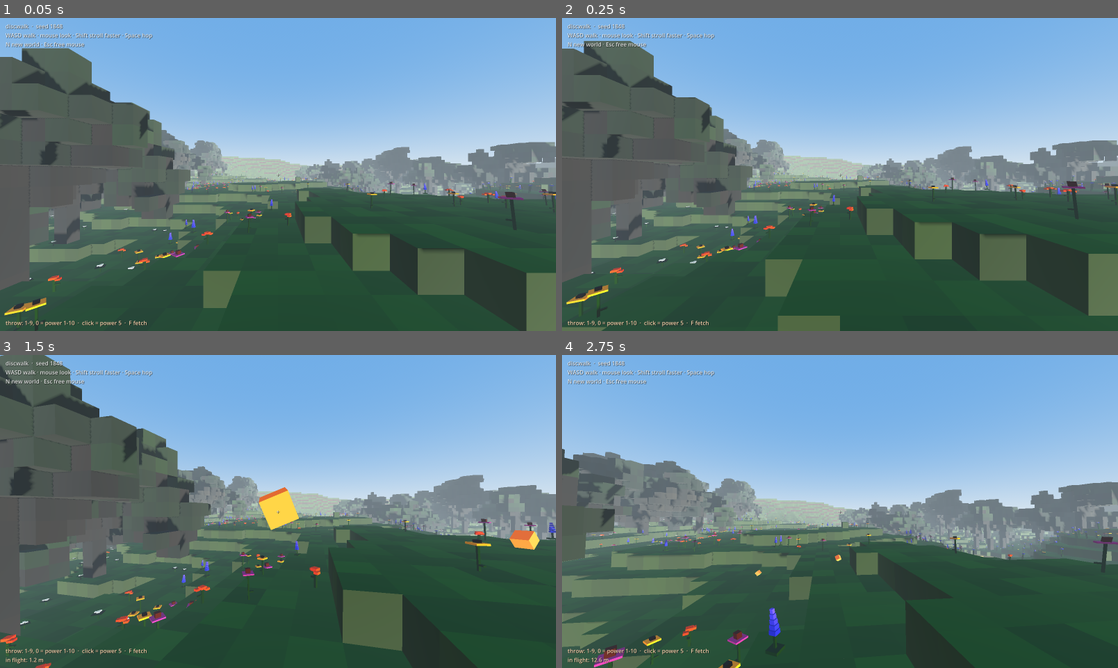
Above: before the commit, frames 1-4 (two rows, left to right).
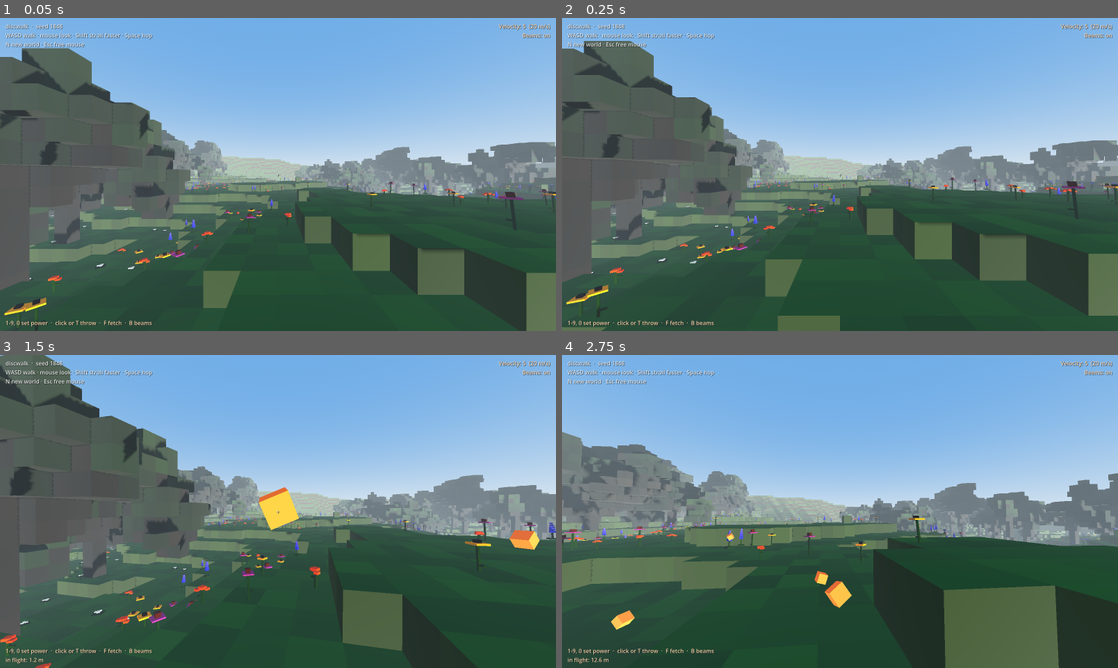
Above: after the commit, the same moments.

Repository: ghukill/discwalk
Game: Godot game, scene res://scenes/main.tscn
Two runs of this game, one before a commit and one after it. Both use one fixed random seed, a clock stepped at 60 frames per second and the inputs below.
Inputs (mouse positions are in pixels of both pictures, inside the frame that each line leads up to):
- Up to frame 1 (0.05 s): no input
- Up to frame 2 (0.25 s): no input
- Up to frame 3 (1.5 s): tap Enter at 0.5 s; move the mouse to (305, 511) at 0.52 s; hold F (fetch) 0.53-1.28 s; hold W (move_forward) from 0.53 s (still down); click (305, 511) at 0.67 s; tap Space (jump) at 0.77 s; tap B (beams, bound only after the commit) at 0.8, 1.35 s; move the mouse to (250, 511) at 1.27 s; click (250, 511) at 1.42 s
- Up to frame 4 (2.75 s): keep holding W (move_forward); tap Space (jump) at 1.52 s; tap T (throw, bound only after the commit) at 1.55 s; move the mouse to (851, 505) at 2.02 s; hold T (throw, bound only after the commit) from 2.03 s (still down); click (851, 505) at 2.17 s; tap F (fetch) at 2.3 s

The runs differ from the first frame. In frame 1, 0.4% of the frame differs, in the area x 1-99%, y 2-99%; in frame 2, 0.4%; in frame 3, 0.4%; in frame 4, 26%, in the area x 0-100%, y 2-100%.

Commit message:
throw: number keys set power (Velocity HUD), B toggles beams, fetch mid-flight inherits disc velocity
- 1-9,0 now only set power; click or T throws. Upper-right HUD:
  'Velocity: N (m/s)' + 'Beams: on/off'.
- B toggles beams on all discs (and future ones).
- F on a flying disc: player.fling() puts your eyes at the disc with its
  velocity; momentum kept (gravity, light drag, slight air steering) until
  landing. Resting discs: same as before.
- throw_test: checks mid-flight fetch (velocity handoff + keeps pace) and
  the beam toggle. Docs updated.

Diff:
--- a/scripts/disc.gd
+++ b/scripts/disc.gd
@@ -33,6 +33,7 @@
 var resting := false
 var max_height := 0.0                ## Peak height above release (m).
 
+var beam_on := true                  ## Show the rest beacon (toggled with B).
 var _still := 0.0
 var _in_water := false
 var _beacon: MeshInstance3D
@@ -195,7 +196,14 @@
 	_beacon.cast_shadow = GeometryInstance3D.SHADOW_CASTING_SETTING_OFF
 	add_child(_beacon)
 	_beacon.global_position = global_position + Vector3(0, 4.0, 0)
+	_beacon.visible = beam_on
 	came_to_rest.emit(self)
+
+
+func set_beam(on: bool) -> void:
+	beam_on = on
+	if _beacon != null:
+		_beacon.visible = on
 
 
 static func _cell(p: Vector3, bs: float) -> Vector3i:
--- a/scripts/main.gd
+++ b/scripts/main.gd
@@ -44,6 +44,20 @@
 	status.vertical_alignment = VERTICAL_ALIGNMENT_BOTTOM
 	$HUD.add_child(status)
 
+	var corner := Label.new()
+	corner.name = "ThrowStatus"
+	corner.add_theme_color_override("font_color", Color(1, 0.85, 0.7, 0.95))
+	corner.add_theme_color_override("font_shadow_color", Color(0, 0, 0, 0.6))
+	corner.add_theme_constant_override("shadow_offset_x", 1)
+	corner.add_theme_constant_override("shadow_offset_y", 1)
+	corner.set_anchors_and_offsets_preset(Control.PRESET_TOP_RIGHT)
+	corner.offset_left = -260
+	corner.offset_right = -16
+	corner.offset_top = 12
+	corner.offset_bottom = 70
+	corner.horizontal_alignment = HORIZONTAL_ALIGNMENT_RIGHT
+	$HUD.add_child(corner)
+
 	thrower = Node.new()
 	thrower.set_script(THROWER_SCRIPT)
 	thrower.name = "Thrower"
@@ -51,6 +65,7 @@
 	thrower.player = player
 	thrower.camera = $Player/Head/Camera3D
 	thrower.label = status
+	thrower.status_label = corner
 	add_child(thrower)
 
 
--- a/scripts/player.gd
+++ b/scripts/player.gd
@@ -14,6 +14,8 @@
 
 var _gravity: float = ProjectSettings.get_setting("physics/3d/default_gravity")
 var _bob_time := 0.0
+var _flung := false              ## Carrying momentum from a mid-air fetch.
+var _fling_t := 0.0
 var _head_base_y := 0.0
 
 
@@ -48,9 +50,19 @@
 	var input := Input.get_vector("move_left", "move_right", "move_forward", "move_back")
 	var dir := (transform.basis * Vector3(input.x, 0, input.y)).normalized()
 	var speed := sprint_speed if Input.is_action_pressed("sprint") else walk_speed
-	var k := clampf(acceleration * delta, 0.0, 1.0)
-	velocity.x = lerpf(velocity.x, dir.x * speed, k)
-	velocity.z = lerpf(velocity.z, dir.z * speed, k)
+	if _flung:
+		# Riding a disc's momentum: keep it until we land, with a touch of
+		# air control (and the same whisper of drag the disc has).
+		_fling_t += delta
+		if _fling_t > 0.2 and is_on_floor():
+			_flung = false
+		velocity.x += dir.x * speed * 1.5 * delta
+		velocity.z += dir.z * speed * 1.5 * delta
+		velocity *= 1.0 - 0.05 * delta
+	if not _flung:
+		var k := clampf(acceleration * delta, 0.0, 1.0)
+		velocity.x = lerpf(velocity.x, dir.x * speed, k)
+		velocity.z = lerpf(velocity.z, dir.z * speed, k)
 
 	move_and_slide()
 	_head_bob(delta)
@@ -62,6 +74,16 @@
 func respawn(at: Vector3) -> void:
 	global_position = at
 	velocity = Vector3.ZERO
+	_flung = false
+
+
+## Teleport to `at` already moving at `vel` (m/s); momentum is kept until
+## you land. Used by fetching a disc that's still in flight.
+func fling(at: Vector3, vel: Vector3) -> void:
+	global_position = at
+	velocity = vel
+	_flung = true
+	_fling_t = 0.0
 
 
 ## Gentle walking bob, because strolling should feel like strolling.
@@ -84,6 +106,8 @@
 		"sprint": [KEY_SHIFT],
 		"new_world": [KEY_N],
 		"fetch": [KEY_F],
+		"throw": [KEY_T],
+		"beams": [KEY_B],
 		"throw_1": [KEY_1, KEY_KP_1], "throw_2": [KEY_2, KEY_KP_2],
 		"throw_3": [KEY_3, KEY_KP_3], "throw_4": [KEY_4, KEY_KP_4],
 		"throw_5": [KEY_5, KEY_KP_5], "throw_6": [KEY_6, KEY_KP_6],
--- a/scripts/thrower.gd
+++ b/scripts/thrower.gd
@@ -1,9 +1,11 @@
 extends Node
 ## Throwing discs (step 1: a block out of a cannon).
 ##
-##   1-9, 0   throw at power 1..10 along where you're looking (0 = 10)
-##   click    throw again at the last power
-##   F        fetch: walk (well, teleport) to your last disc
+##   1-9, 0   set power 1..10 (0 = 10)
+##   click/T  throw at the current power, along where you're looking
+##   F        fetch: teleport to your last disc. If it's still flying, you
+##            take over its speed and direction and fly on with it.
+##   B        toggle the beams of light over resting discs
 ##
 ## Power p launches at p x speed_per_level m/s (default 4 m/s per level, so
 ## 0 = 40 m/s, about a strong disc golf drive). Aim is your view direction.
@@ -17,8 +19,10 @@
 var player: CharacterBody3D
 var camera: Camera3D
 var label: Label
+var status_label: Label                  ## Upper-right: power + beams.
 
 var power := 5
+var beams := true
 var discs: Array = []
 var _last: Node = null
 var _flying_text := ""
@@ -33,11 +37,17 @@
 	for level in range(1, 11):
 		if event.is_action_pressed("throw_%d" % level):
 			power = level
-			throw(level)
+			_update_label()
 			get_viewport().set_input_as_handled()
 			return
 	if event.is_action_pressed("fetch"):
 		fetch()
+		get_viewport().set_input_as_handled()
+	elif event.is_action_pressed("throw"):
+		throw(power)
+		get_viewport().set_input_as_handled()
+	elif event.is_action_pressed("beams"):
+		set_beams(not beams)
 		get_viewport().set_input_as_handled()
 	elif event is InputEventMouseButton and event.pressed \
 			and event.button_index == MOUSE_BUTTON_LEFT \
@@ -55,6 +65,7 @@
 	disc.name = "Disc"
 	disc.terrain = terrain
 	disc.power = level
+	disc.beam_on = beams
 	get_parent().add_child(disc)
 	disc.add_collision_exception_with(player)   # don't bonk yourself
 	var vel := fwd * level * speed_per_level + player.velocity
@@ -72,11 +83,27 @@
 	return disc
 
 
-## Teleports the walker next to the last disc, facing the same way.
+## Turns every disc's beam of light on or off (and future ones too).
+func set_beams(on: bool) -> void:
+	beams = on
+	for d in discs:
+		if is_instance_valid(d):
+			d.set_beam(on)
+	_update_label()
+
+
+## Teleports the walker to the last disc. A resting disc: stand beside it,
+## facing the same way. A flying disc: your eyes go where it is and you
+## inherit its velocity, so you fly on alongside it until you land.
 func fetch() -> void:
 	if not is_instance_valid(_last):
 		return
 	var p: Vector3 = _last.global_position
+	if not _last.resting:
+		var at := p - Vector3(0, 1.6, 0)                     # eyes at the disc
+		at.y = maxf(at.y, terrain.height_at(at.x, at.z) + 0.1)
+		player.fling(at, _last.linear_velocity)
+		return
 	var back := Vector3(camera.global_transform.basis.z.x, 0, camera.global_transform.basis.z.z)
 	back = back.normalized() if back.length() > 0.01 else Vector3.BACK
 	var at := p + back * 1.2
@@ -120,7 +147,10 @@
 func _update_label() -> void:
 	if label == null:
 		return
-	var lines := ["throw: 1-9, 0 = power 1-10  ·  click = power %d  ·  F fetch" % power]
+	if status_label != null:
+		status_label.text = "Velocity: %d  (%d m/s)\nBeams: %s" % [
+			power, int(power * speed_per_level), "on" if beams else "off"]
+	var lines := ["1-9, 0 set power  ·  click or T throw  ·  F fetch  ·  B beams"]
 	if _flying_text != "":
 		lines.append(_flying_text)
 	elif _result_text != "":
--- a/tools/throw_test.gd
+++ b/tools/throw_test.gd
@@ -1,6 +1,8 @@
 extends SceneTree
 ## Headless disc-throw check: throws at a few powers across open ground, one
 ## straight into an oak, one into a lake, and reports where each came to rest.
+## Also: a sky-high throw that gets fetched mid-flight (the player should
+## inherit its velocity), and the beam toggle.
 ##
 ##   godot --headless --path . --script res://tools/throw_test.gd [-- --block-size=0.5]
 
@@ -8,6 +10,10 @@
 var _frames := 0
 var _plan: Array = []
 var _discs: Array = []
+var _sky
+var _fling_ok := false
+var _fling_msg := ""
+var _fling_y0 := 0.0
 
 
 func _initialize() -> void:
@@ -19,6 +25,17 @@
 	_frames += 1
 	if _frames == 5:
 		_launch_all()
+	if _frames == 25:
+		_fetch_mid_flight()
+	if _frames == 55:
+		# Half a second later we should still be soaring upward with it.
+		var player: CharacterBody3D = _main.get_node("Player")
+		# ...keeping pace with the disc (same launch, same gravity).
+		var rose := player.global_position.y - _fling_y0
+		var gap: float = absf(player.global_position.y + 1.6 - _sky.global_position.y)
+		if rose < 2.0 or gap > 1.5:
+			_fling_ok = false
+		_fling_msg += " | later: rose %.1f m, eye-to-disc height gap %.2f m" % [rose, gap]
 	if _frames < 5 + 60 * 25 and not _all_rested():
 		return false
 	var ok := true
@@ -32,6 +49,17 @@
 		print("THROW %-10s power=%2d dist=%5.1f m peak=%4.1f m rest=%s bark=%d leaves=%d splash=%s" % [
 			name, d.power, d.distance(), d.max_height, d.resting, d.bark_hits, d.leaf_cells, d.splashed])
 		ok = ok and d.resting
+	print("THROW fetch_mid_flight %s %s" % ["ok" if _fling_ok else "BAD", _fling_msg])
+	ok = ok and _fling_ok
+	var thrower = _main.thrower
+	thrower.set_beams(false)
+	var beams_off := true
+	for d in _discs:
+		if is_instance_valid(d) and d.resting and d._beacon != null and d._beacon.visible:
+			beams_off = false
+	thrower.set_beams(true)
+	print("THROW beams_toggle %s" % ("ok" if beams_off else "BAD"))
+	ok = ok and beams_off
 	var tree_d = _discs[_plan.size() - 2]
 	var lake_d = _discs[_plan.size() - 1]
 	ok = ok and is_instance_valid(tree_d) and (tree_d.bark_hits > 0 or tree_d.leaf_cells > 0)
@@ -96,3 +124,17 @@
 		d.launch(pl.from, pl.dir * speed, Vector3(3, 5, 2))
 		_discs.append(d)
 	thrower.max_discs = 100
+	# Straight up and a bit forward, to be fetched mid-flight.
+	_sky = thrower.throw(8)
+	_sky.launch(spawn + Vector3(0, 1.0, 0), Vector3(3, 30, 0), Vector3.ZERO)
+
+
+func _fetch_mid_flight() -> void:
+	var player: CharacterBody3D = _main.get_node("Player")
+	var v0: Vector3 = _sky.linear_velocity
+	_main.thrower.fetch()
+	var dv := player.velocity.distance_to(v0)
+	var dp := (player.global_position + Vector3(0, 1.6, 0)).distance_to(_sky.global_position)
+	_fling_y0 = player.global_position.y
+	_fling_ok = dv < 0.5 and dp < 0.5 and v0.y > 5.0
+	_fling_msg = "(disc v=%s, player v=%s, eye-to-disc %.2f m)" % [v0, player.velocity, dp]
Not shown, changed: README.md
Not shown, changed: docs/ARCHITECTURE.md
Not shown, changed: docs/DEVELOPMENT.md
